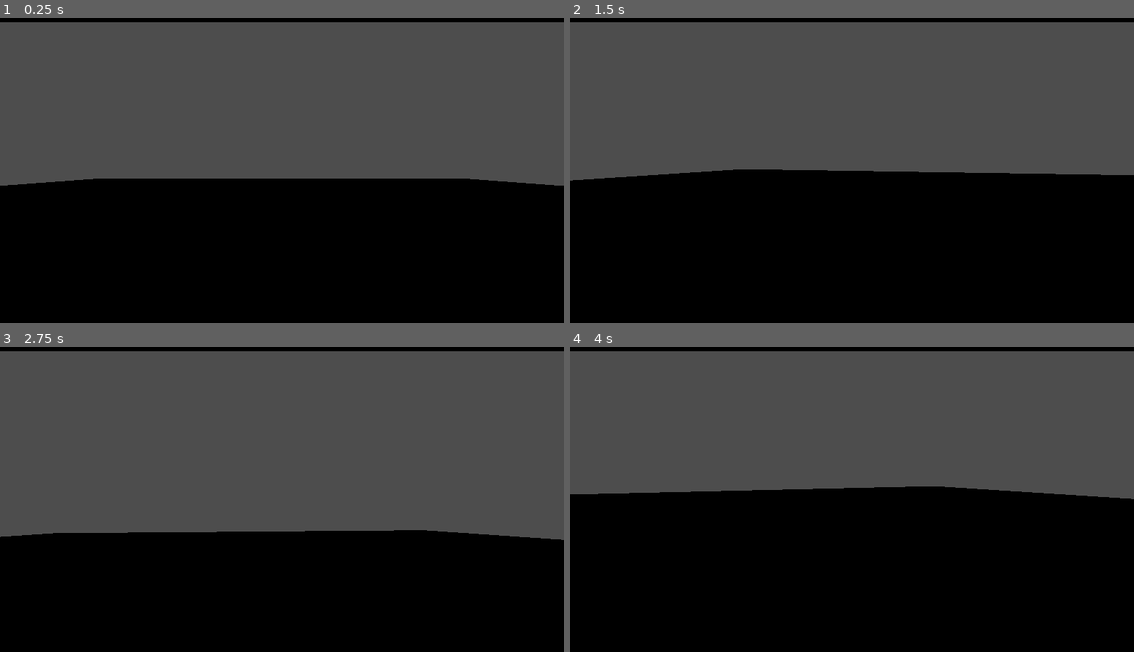
Above: before the commit, frames 1-4 (two rows, left to right).
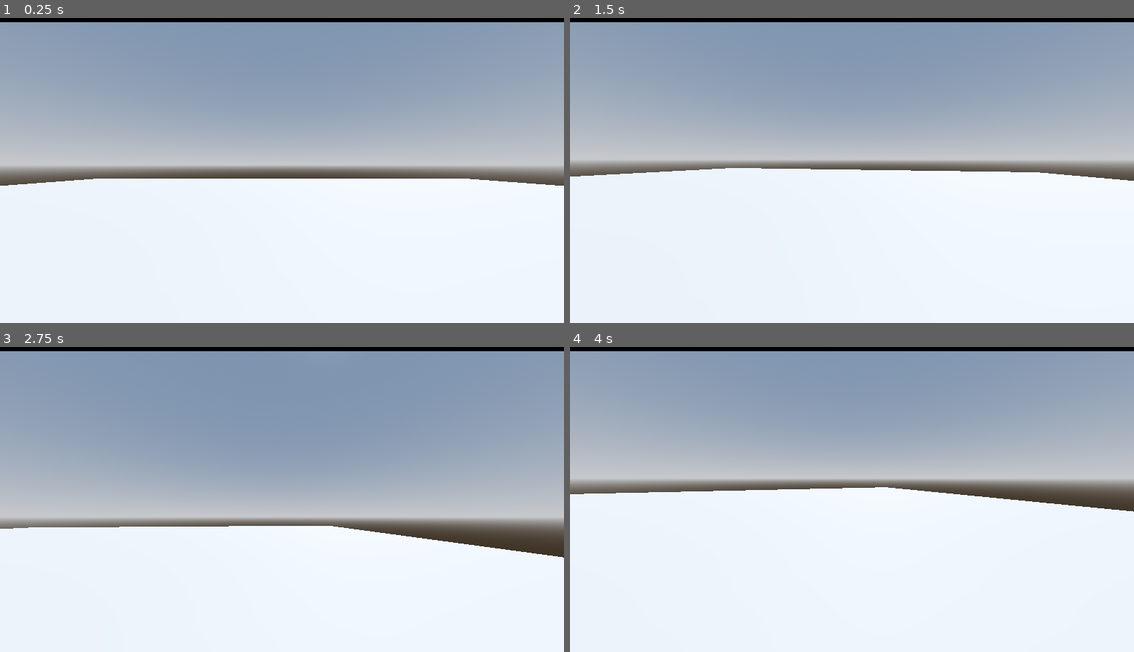
Above: after the commit, the same moments.

Repository: DeepRestGames/spaghetti-invasion
Game: Godot game, scene res://Scenes/Tests/PlayerMovement.tscn
Two runs of this game, one before a commit and one after it. Both use one fixed random seed, a clock stepped at 60 frames per second and the inputs below. The project has no main scene, so this scene is started directly.
Inputs (mouse positions are in pixels of both pictures, inside the frame that each line leads up to):
- Up to frame 1 (0.25 s): no input
- Up to frame 2 (1.5 s): tap Enter at 0.5 s; move the mouse to (976, 149) at 0.52 s; hold D (right, bound only after the commit) 0.53-1.28 s; hold Shift (sprint, bound only after the commit) 0.53-1.28 s; move the mouse to (739, 179) at 1.27 s; hold S (backward, bound only after the commit) from 1.28 s (still down); tap Shift (sprint, bound only after the commit) at 1.35 s
- Up to frame 3 (2.75 s): move the mouse to (338, 423) at 2.02 s; release S (backward, bound only after the commit) at 2.03 s; hold D (right, bound only after the commit) from 2.03 s (still down); hold Shift (sprint, bound only after the commit) from 2.03 s (still down)
- Up to frame 4 (4 s): move the mouse to (823, 557) at 2.77 s; release D (right, bound only after the commit) at 2.78 s; release Shift (sprint, bound only after the commit) at 2.78 s; hold W (forward, bound only after the commit) 2.78-3.53 s; tap Shift (sprint, bound only after the commit) at 2.85 s; move the mouse to (1021, 542) at 3.52 s; hold A (left, bound only after the commit) from 3.53 s (still down); hold Shift (sprint, bound only after the commit) from 3.53 s (still down)

The runs differ from the first frame. In frame 1, 97% of the frame differs, in the area x 0-100%, y 1-100%; in frame 2, 98%; in frame 3, 98%; in frame 4, 97%.

Commit message:
Cleaned up player script, added ESC key to close application

Diff:
--- a/spaghetti-invasion/Scenes/Tests/PlayerMovement.tscn
+++ b/spaghetti-invasion/Scenes/Tests/PlayerMovement.tscn
@@ -1,8 +1,28 @@
-[gd_scene load_steps=2 format=3 uid="uid://b5ix0sklskj6a"]
+[gd_scene load_steps=5 format=3 uid="uid://b5ix0sklskj6a"]
 
 [ext_resource type="PackedScene" uid="uid://bq4r28jv36sep" path="res://Scenes/Player.tscn" id="1_yfig0"]
 
+[sub_resource type="ProceduralSkyMaterial" id="ProceduralSkyMaterial_w407r"]
+sky_horizon_color = Color(0.64625, 0.65575, 0.67075, 1)
+ground_horizon_color = Color(0.64625, 0.65575, 0.67075, 1)
+
+[sub_resource type="Sky" id="Sky_nl7dg"]
+sky_material = SubResource("ProceduralSkyMaterial_w407r")
+
+[sub_resource type="Environment" id="Environment_h6jfx"]
+background_mode = 2
+sky = SubResource("Sky_nl7dg")
+tonemap_mode = 2
+glow_enabled = true
+
 [node name="PlayerMovement" type="Node3D"]
+
+[node name="DirectionalLight3D" type="DirectionalLight3D" parent="."]
+transform = Transform3D(-0.866025, -0.433013, 0.25, 0, 0.5, 0.866025, -0.5, 0.75, -0.433013, 0, 0, 0)
+shadow_enabled = true
+
+[node name="WorldEnvironment" type="WorldEnvironment" parent="."]
+environment = SubResource("Environment_h6jfx")
 
 [node name="Player" parent="." instance=ExtResource("1_yfig0")]
 
--- a/spaghetti-invasion/Scripts/Player.gd
+++ b/spaghetti-invasion/Scripts/Player.gd
@@ -5,7 +5,6 @@
 var speed
 const WALK_SPEED = 5.0
 const SPRINT_SPEED = 8.0
-const JUMP_VELOCITY = 4.5
 var gravity = ProjectSettings.get_setting("physics/3d/default_gravity")
 # Coyote effect
 @export var hang_time: float = .1
@@ -21,7 +20,7 @@
 var mouse_captured = false
 # Head bob
 const BOB_FREQUENCY = 1.8
-const BOB_AMPLITUDE = 0.08
+const BOB_AMPLITUDE = 0.04
 var t_bob = 0.0
 # FOV
 const BASE_FOV = 75.0
@@ -35,16 +34,13 @@
 var limit_inputs = false
 
 
-func _final_cutscenes(argument: String):
-	if argument == "start_choice_cinematic":
-		process_inputs = false
-		$HUD.disable_all(true)
-	if argument == "enable_final_choice":
-		process_inputs = true
-		limit_inputs = true
-	if argument == "choice_taken":
-		process_inputs = false
-		limit_inputs = false
+func _ready():
+	Input.mouse_mode = Input.MOUSE_MODE_CAPTURED
+
+
+func _unhandled_key_input(event: InputEvent) -> void:
+	if event.is_action_pressed("debug_close"):
+		get_tree().quit()
 
 
 func _unhandled_input(event):
@@ -76,10 +72,6 @@
 			return
 
 		hang_time_counter = hang_time
-
-	# Handle jump.
-	if Input.is_action_just_pressed("jump") and hang_time_counter > 0:
-		velocity.y = JUMP_VELOCITY
 
 	# Sprint
 	if Input.is_action_pressed("sprint") and is_on_floor():
--- a/spaghetti-invasion/project.godot
+++ b/spaghetti-invasion/project.godot
@@ -13,3 +13,36 @@
 config/name="Spaghetti-Invasion"
 config/features=PackedStringArray("4.3", "Forward Plus")
 config/icon="res://icon.svg"
+
+[input]
+
+sprint={
+"deadzone": 0.5,
+"events": [Object(InputEventKey,"resource_local_to_scene":false,"resource_name":"","device":-1,"window_id":0,"alt_pressed":false,"shift_pressed":false,"ctrl_pressed":false,"meta_pressed":false,"pressed":false,"keycode":0,"physical_keycode":4194325,"key_label":0,"unicode":0,"location":0,"echo":false,"script":null)
+]
+}
+backward={
+"deadzone": 0.5,
+"events": [Object(InputEventKey,"resource_local_to_scene":false,"resource_name":"","device":-1,"window_id":0,"alt_pressed":false,"shift_pressed":false,"ctrl_pressed":false,"meta_pressed":false,"pressed":false,"keycode":0,"physical_keycode":83,"key_label":0,"unicode":115,"location":0,"echo":false,"script":null)
+]
+}
+forward={
+"deadzone": 0.5,
+"events": [Object(InputEventKey,"resource_local_to_scene":false,"resource_name":"","device":-1,"window_id":0,"alt_pressed":false,"shift_pressed":false,"ctrl_pressed":false,"meta_pressed":false,"pressed":false,"keycode":0,"physical_keycode":87,"key_label":0,"unicode":119,"location":0,"echo":false,"script":null)
+]
+}
+right={
+"deadzone": 0.5,
+"events": [Object(InputEventKey,"resource_local_to_scene":false,"resource_name":"","device":-1,"window_id":0,"alt_pressed":false,"shift_pressed":false,"ctrl_pressed":false,"meta_pressed":false,"pressed":false,"keycode":0,"physical_keycode":68,"key_label":0,"unicode":100,"location":0,"echo":false,"script":null)
+]
+}
+left={
+"deadzone": 0.5,
+"events": [Object(InputEventKey,"resource_local_to_scene":false,"resource_name":"","device":-1,"window_id":0,"alt_pressed":false,"shift_pressed":false,"ctrl_pressed":false,"meta_pressed":false,"pressed":false,"keycode":0,"physical_keycode":65,"key_label":0,"unicode":97,"location":0,"echo":false,"script":null)
+]
+}
+debug_close={
+"deadzone": 0.5,
+"events": [Object(InputEventKey,"resource_local_to_scene":false,"resource_name":"","device":-1,"window_id":0,"alt_pressed":false,"shift_pressed":false,"ctrl_pressed":false,"meta_pressed":false,"pressed":false,"keycode":0,"physical_keycode":4194305,"key_label":0,"unicode":0,"location":0,"echo":false,"script":null)
+]
+}
